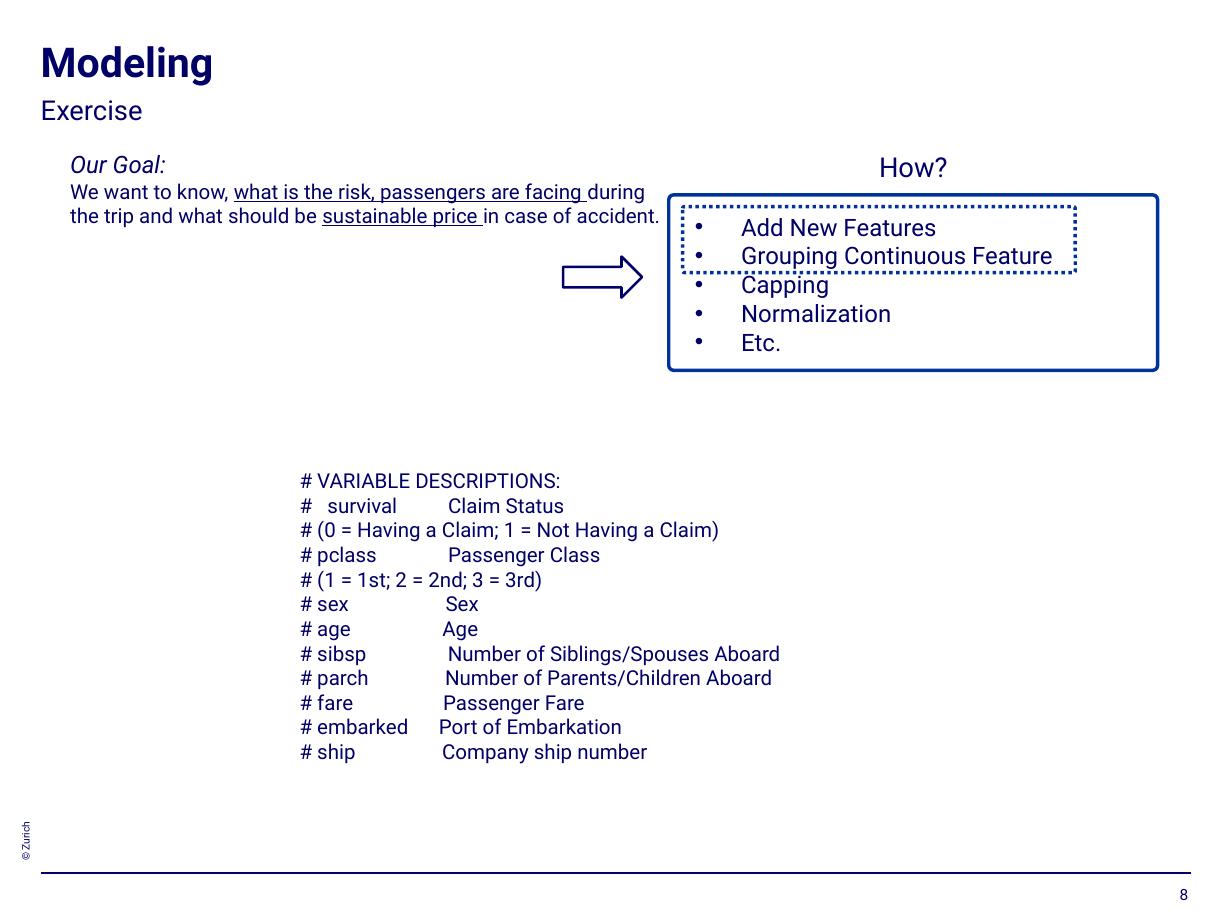
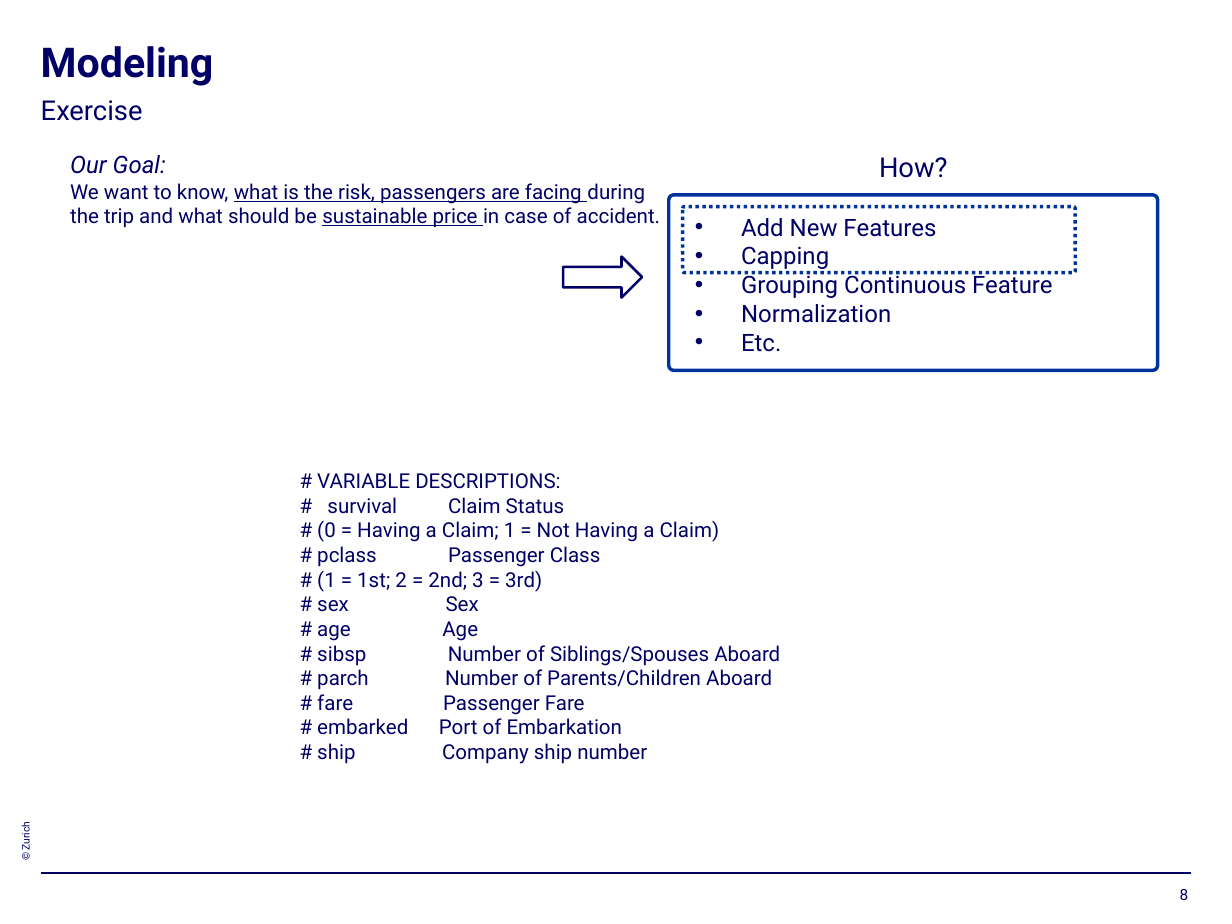
Before and after one commit to Gateux/titanic_euba, a slide deck: slide 8 of Titanic Exercise.pptx. Drawn at 1232x924 pixels with LibreOffice and Linux fonts; fonts in the diff are those of the drawing; background and template pictures are left out. Boxes give left, top, right and bottom in pixels: in the first picture for what was removed or moved away, otherwise in the second. Text is boxed around its words. In the diff, an @@ line names an element or a change of style, - is before the commit and + after.

```diff
--- a/Titanic Exercise.pptx
+++ b/Titanic Exercise.pptx
@@ text at (x1=741, y1=246, x2=829, y2=269): paragraph added @@
+• Capping
@@ text at (x1=741, y1=271, x2=829, y2=298): paragraph removed @@
-• Capping
```
Also in this commit, not shown: 3 other slides changed, 2 slides added, 3 other files.
